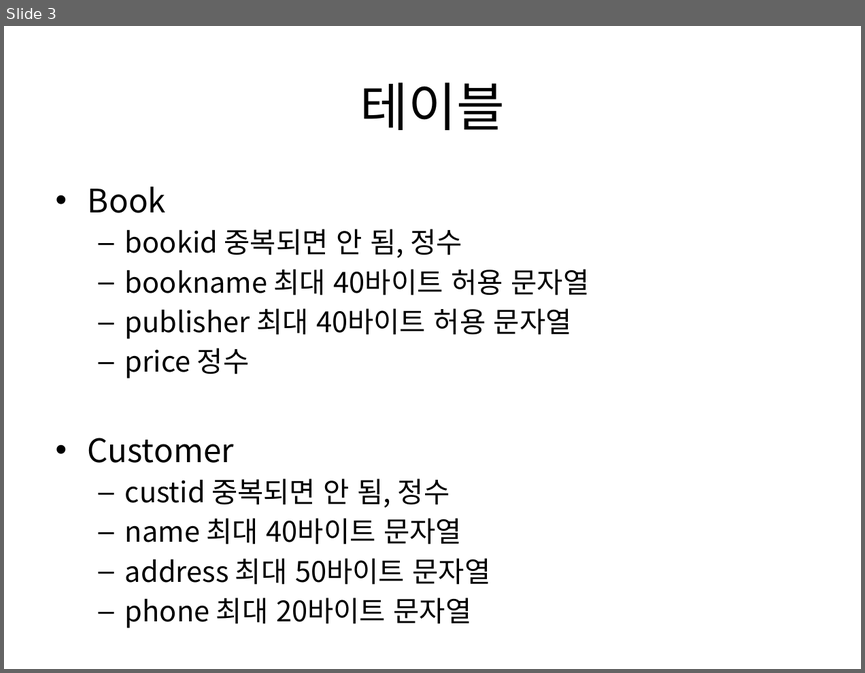
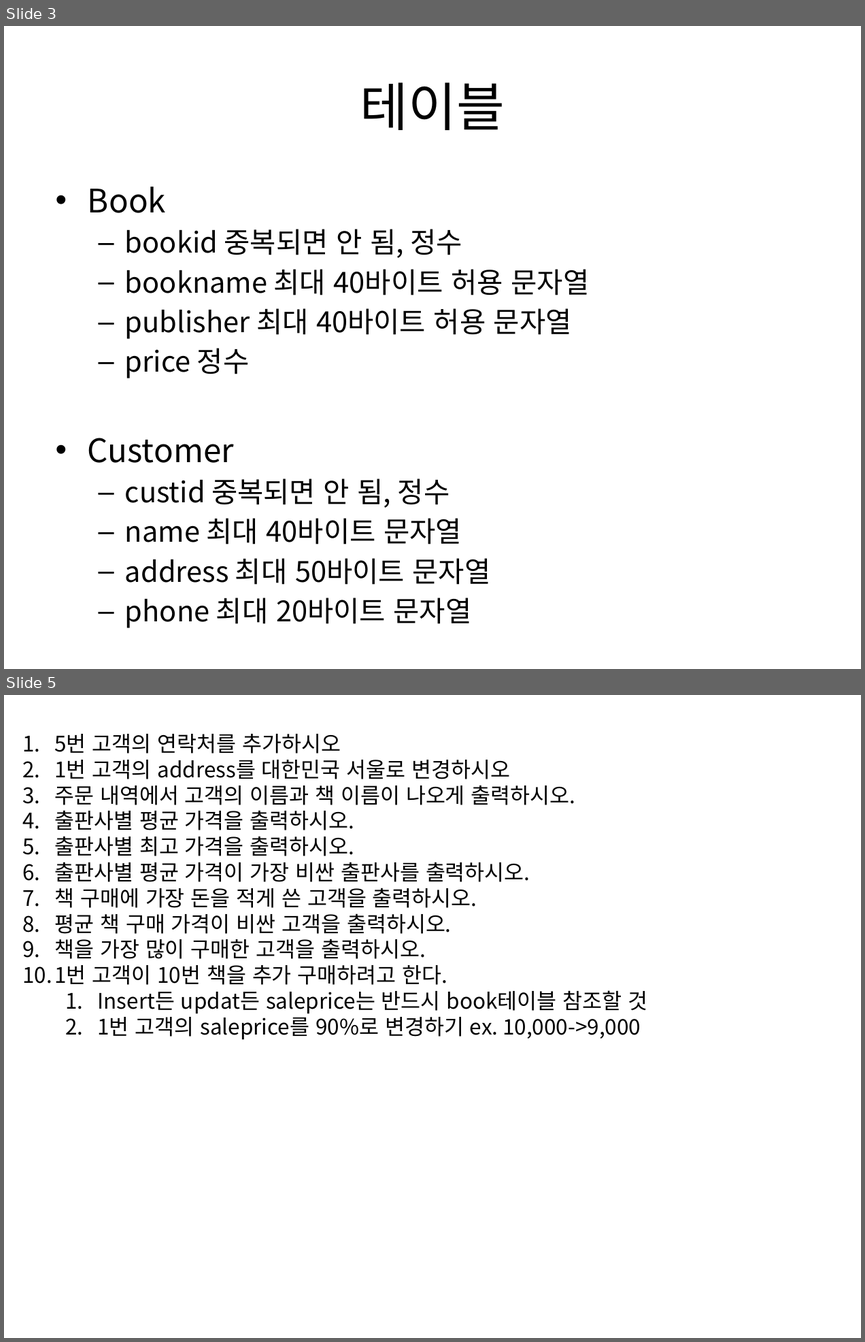
Before and after one commit to DongJoonLeeDJ/20230206_AI_9, a slide deck: DB/04_네번째날_20230327/종합실습문제.pptx. Shown one above the other, each under a label of ours: slide 3 before the commit, slides 3 and 5 after it; the slides between them are not shown. The pictures are 865x673 and 865x1342 pixels, drawn with LibreOffice and Linux fonts; fonts in the diff are those of the drawing. Boxes give left, top, right and bottom in pixels: in the first picture for what was removed or moved away, otherwise in the second. Text is boxed around its words. In the diff, an @@ line names an element or a change of style, - is before the commit and + after.

```diff
--- a/DB/04_네번째날_20230327/종합실습문제.pptx
+++ b/DB/04_네번째날_20230327/종합실습문제.pptx
@@ slide 5 added at (x1=4, y1=695, x2=861, y2=1338), background #FFFFFF @@
@@ text added at (x1=54, y1=734, x2=647, y2=1040), 18 pt, text #000000 @@
+1. 5번 고객의 연락처를 추가하시오
+2. 1번 고객의 address를 대한민국 서울로 변경하시오
+3. 주문 내역에서 고객의 이름과 책 이름이 나오게 출력하시오.
+4. 출판사별 평균 가격을 출력하시오.
+5. 출판사별 최고 가격을 출력하시오.
+6. 출판사별 평균 가격이 가장 비싼 출판사를 출력하시오.
+7. 책 구매에 가장 돈을 적게 쓴 고객을 출력하시오.
+8. 평균 책 구매 가격이 비싼 고객을 출력하시오.
+9. 책을 가장 많이 구매한 고객을 출력하시오.
+10. 1번 고객이 10번 책을 추가 구매하려고 한다.
+  1. Insert든 updat든 saleprice는 반드시 book테이블 참조할 것
+  2. 1번 고객의 saleprice를 90%로 변경하기 ex. 10,000->9,000
```
Also in this commit, not shown: 1 slide changed, 1 slide removed.
